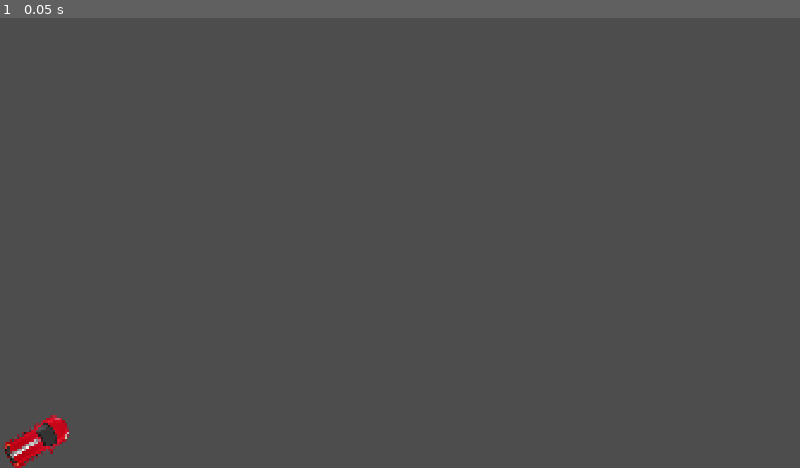
Above: before the commit, frame 1.
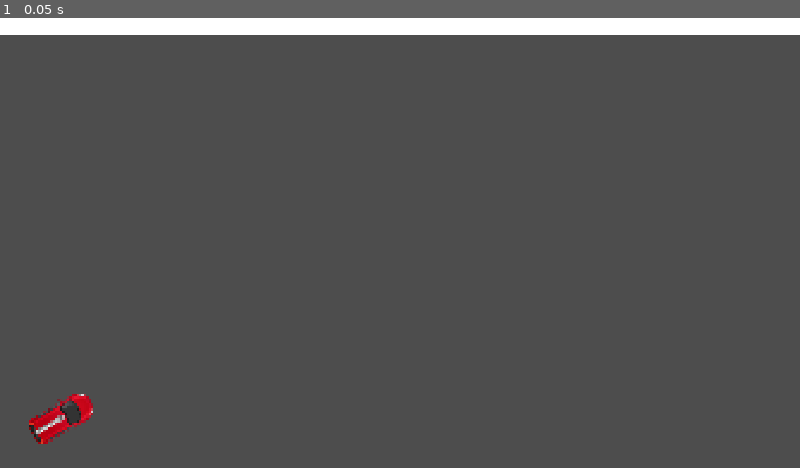
Above: after the commit, the same moment.

Repository: shlomiatia/GMTK2026
Game: Godot game, scene res://Scenes/Main/Main.tscn
Two runs of this game, one before a commit and one after it. Both use one fixed random seed, a clock stepped at 60 frames per second and the inputs below.
Inputs:
- Up to frame 1 (0.05 s): no input

The runs differ from the first frame. In frame 1, 4.5% of the frame differs, in the area x 0-100%, y 0-100%.

Commit message:
wall base

Diff:
--- a/Scenes/Main/Main.tscn
+++ b/Scenes/Main/Main.tscn
@@ -2,11 +2,14 @@
 
 [ext_resource type="PackedScene" uid="uid://rf87cou38mpc" path="res://Scenes/Car/Car.tscn" id="1_p8rbg"]
 [ext_resource type="PackedScene" uid="uid://bp3bbqdl6drvw" path="res://Scenes/Options/Options.tscn" id="2_optns"]
+[ext_resource type="PackedScene" uid="uid://cwd2r6a7k8grb" path="res://Scenes/Wall/Wall.tscn" id="3_cmk6n"]
 
 [node name="Main" type="Node2D" unique_id=38408157]
 
 [node name="Car" parent="." unique_id=1734870916 instance=ExtResource("1_p8rbg")]
-position = Vector2(89, 1015)
+position = Vector2(148, 960.00006)
 rotation = 1.0471976
 
-[node name="Options" parent="." instance=ExtResource("2_optns")]
+[node name="Options" parent="." unique_id=331299620 instance=ExtResource("2_optns")]
+
+[node name="ColorRect" parent="." unique_id=1335257777 instance=ExtResource("3_cmk6n")]
--- /dev/null
+++ b/Scenes/Wall/Wall.tscn
@@ -0,0 +1,15 @@
+[gd_scene format=3 uid="uid://cwd2r6a7k8grb"]
+
+[sub_resource type="RectangleShape2D" id="RectangleShape2D_ebdu8"]
+size = Vector2(1920, 40)
+
+[node name="ColorRect" type="ColorRect" unique_id=1335257777]
+offset_right = 1920.0
+offset_bottom = 40.0
+mouse_filter = 2
+
+[node name="StaticBody2D" type="StaticBody2D" parent="." unique_id=167042665]
+position = Vector2(960, 20)
+
+[node name="CollisionShape2D" type="CollisionShape2D" parent="StaticBody2D" unique_id=257440046]
+shape = SubResource("RectangleShape2D_ebdu8")
